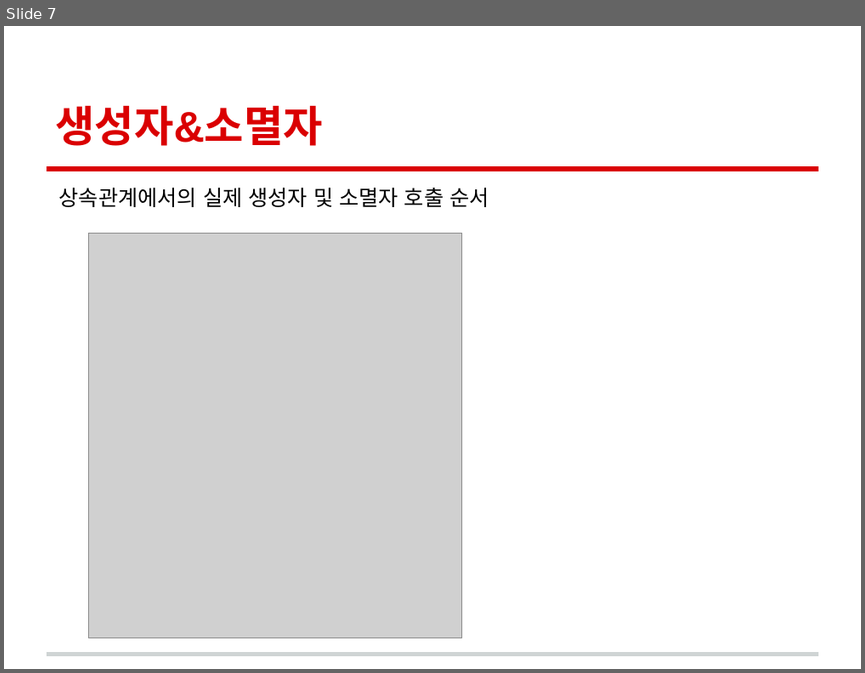
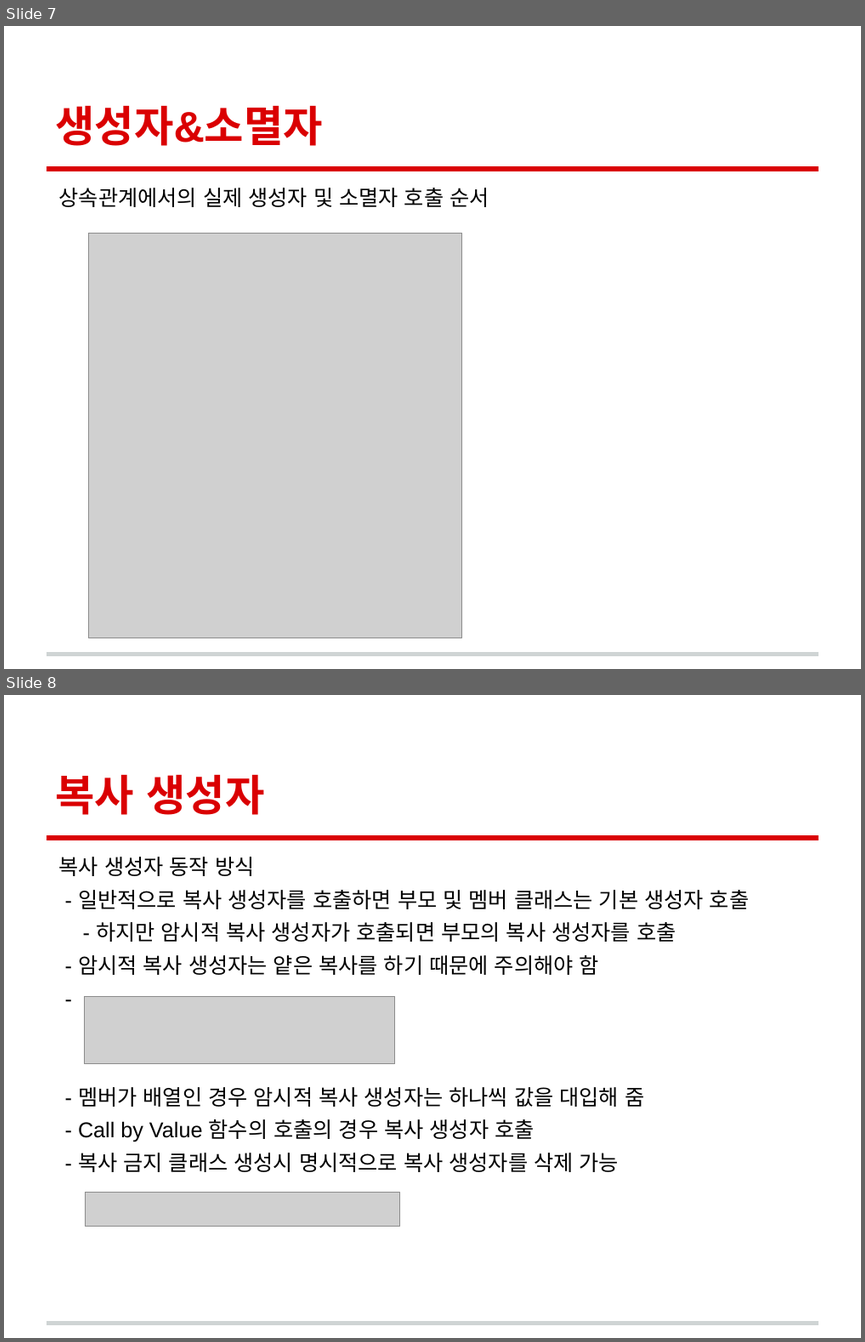
Before and after one commit to woong20123/Study, a slide deck: C++Study/06.Class/챕터6.클래스.pptx. Shown one above the other, each under a label of ours: slide 7 before the commit, slides 7 and 8 after it. The pictures are 865x673 and 865x1342 pixels, drawn with LibreOffice and Linux fonts; fonts in the diff are those of the drawing; grey boxes stand for pictures. Boxes give left, top, right and bottom in pixels: in the first picture for what was removed or moved away, otherwise in the second. Text is boxed around its words. In the diff, an @@ line names an element or a change of style, - is before the commit and + after.

```diff
--- a/C++Study/06.Class/챕터6.클래스.pptx
+++ b/C++Study/06.Class/챕터6.클래스.pptx
@@ slide 8 added at box(4, 695, 861, 1338), background #FFFFFF; not listed: 2 template elements that a slide beside it also shows @@
@@ title added at box(55, 774, 264, 815), 36 pt, text #DA0002, bold @@
+복사 생성자
@@ text added at box(59, 857, 749, 1172), 18 pt, text #000000 @@
+복사 생성자 동작 방식
+- 일반적으로 복사 생성자를 호출하면 부모 및 멤버 클래스는 기본 생성자 호출
+- 하지만 암시적 복사 생성자가 호출되면 부모의 복사 생성자를 호출
+- 암시적 복사 생성자는 얕은 복사를 하기 때문에 주의해야 함
+-
+- 멤버가 배열인 경우 암시적 복사 생성자는 하나씩 값을 대입해 줌
+- Call by Value 함수의 호출의 경우 복사 생성자 호출
+- 복사 금지 클래스 생성시 명시적으로 복사 생성자를 삭제 가능
@@ picture added at box(85, 996, 395, 1063) @@
@@ picture added at box(86, 1192, 400, 1226) @@
```
Also in this commit, not shown: 2 slides changed, 9 other slides added, 2 other files.
